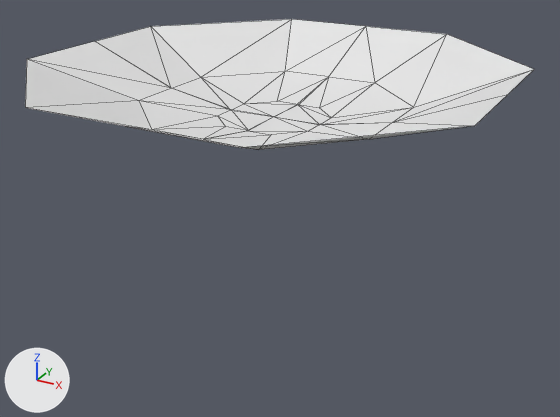
Renders of the glTF model glb_imports/MiteBowl.glb from each side of a commit.
Rendered twice from a 50 mm camera at (220.0, -393.0, 147.0) aimed at (-2.0, 10.0, -55.0). The axes (+X, +Y, +Z) are drawn at lower left. The lights are the same throughout. The picture after the commit comes second. Mesh edges are drawn as thin lines. Where no turn or scale is listed for an object, it has been applied to the vertices. Vertices at exactly the same position are counted once.

The scene before the commit, as lines of its bpy script (objects in view):
```python
me_cube_001 = bpy.data.meshes.new('Cube.001')
me_cube_001.from_pydata(...)  # 45 vertices, 60 faces; spans x -136.0..136.0, y -136.0..136.0, z 10.0..42.0
ob_singlehole_col = bpy.data.objects.new('SingleHole-col', me_cube_001)
ob_singlehole_col.location = (0.0, 0.0, 0.0)
```
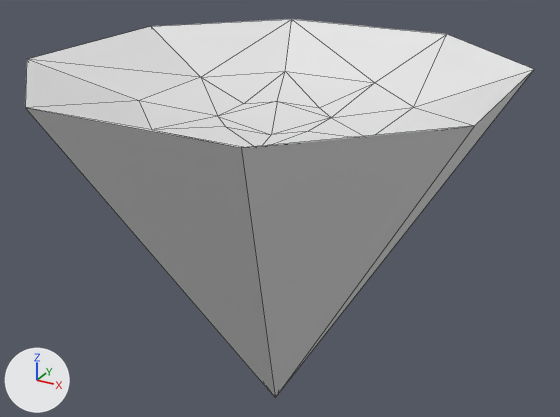
The change, as a list of edits to the scene's bpy script:
```text
Change me_cube_001:
    used by ob_singlehole_col; location = (0.0, 0.0, 0.0)
    remove me_cube_001.from_pydata(...)  # 45 vertices, 60 faces; spans x -136.0..136.0, y -136.0..136.0, z 10.0..42.0
    add me_cube_001.from_pydata(...)  # 25 vertices, 46 faces; spans x -136.0..136.0, y -136.0..136.0, z -197.0..42.0
    me_cube_001 part 1
    21 vertices are removed from x -136.0..136.0, y -136.0..136.0, z 10.0..42.0
    44 faces are deleted
    1 vertex is added at (0.0, 0.0, -197.0)
    30 new faces join them
```

Where the change shows, as pixel boxes [x1, y1, x2, y2] in the pictures (560 x 417 px; the box of a moved part takes in the faces that stretch with it):
'SingleHole-col', reshaped (187% taller): before [25, 19, 534, 150]; after [25, 19, 534, 397]
part 1 of me_cube_001, moved or reshaped: before [27, 19, 533, 148]; after [26, 19, 533, 397]
